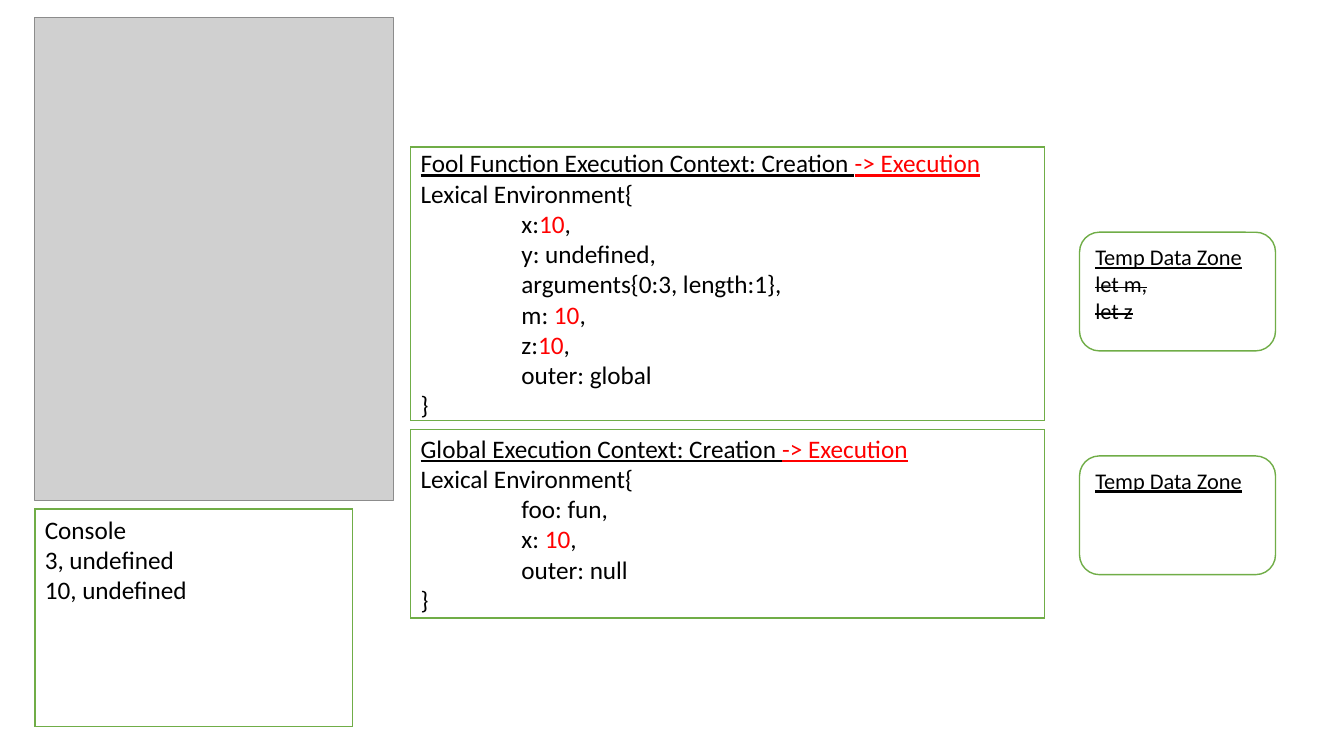
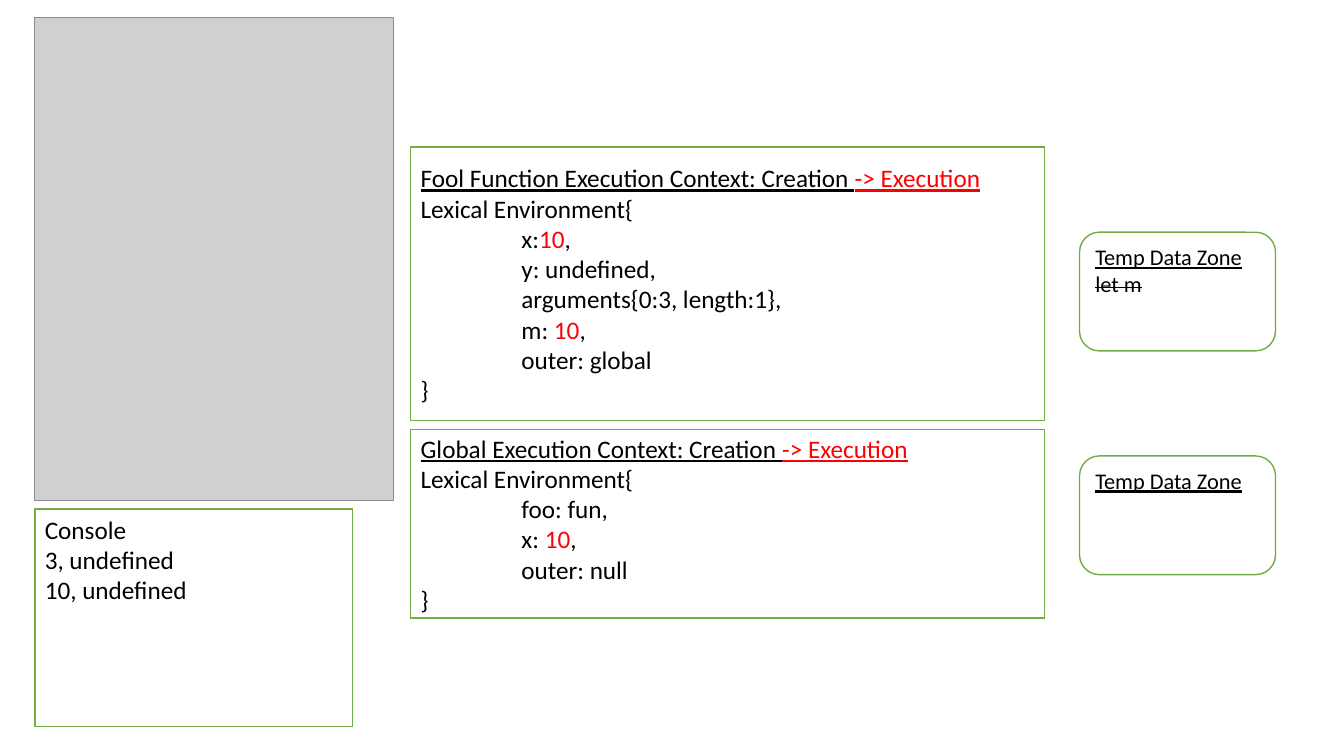
Before and after one commit to HeinHtetZawNeo/HeinHtetZawNeo.github.io, a slide deck: slide 16 of Lab6/ProblemB.pptx (slide 15 before the commit). Drawn at 1344x756 pixels with LibreOffice and Linux fonts; fonts in the diff are those of the drawing; grey boxes stand for pictures. Boxes give left, top, right and bottom in pixels: in the first picture for what was removed or moved away, otherwise in the second. Text is boxed around its words. In the diff, an @@ line names an element or a change of style, - is before the commit and + after.

```diff
--- a/Lab6/ProblemB.pptx
+++ b/Lab6/ProblemB.pptx
@@ text in rounded rectangle at (1095,276,1142,292): text changed @@
-let m,
-let z
+let m
@@ text in rectangle at (521,337,570,357): paragraph removed @@
-z:10,
```
Also in this commit, not shown: 7 other slides changed, 1 slide added, 7 other files.
